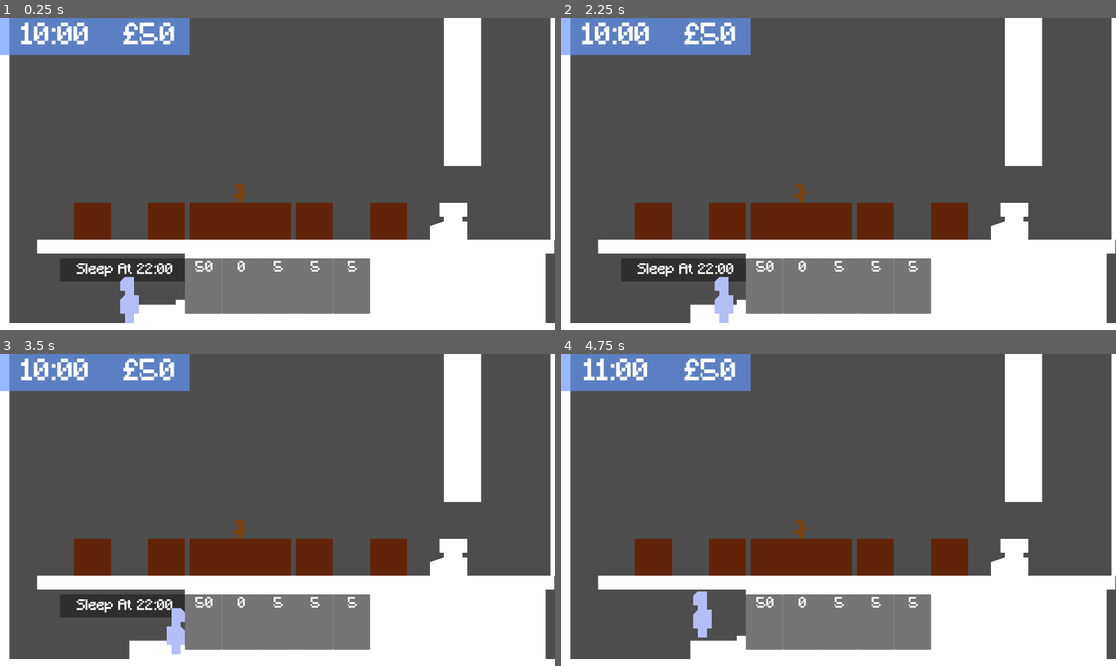
Above: before the commit, frames 1-4 (two rows, left to right).
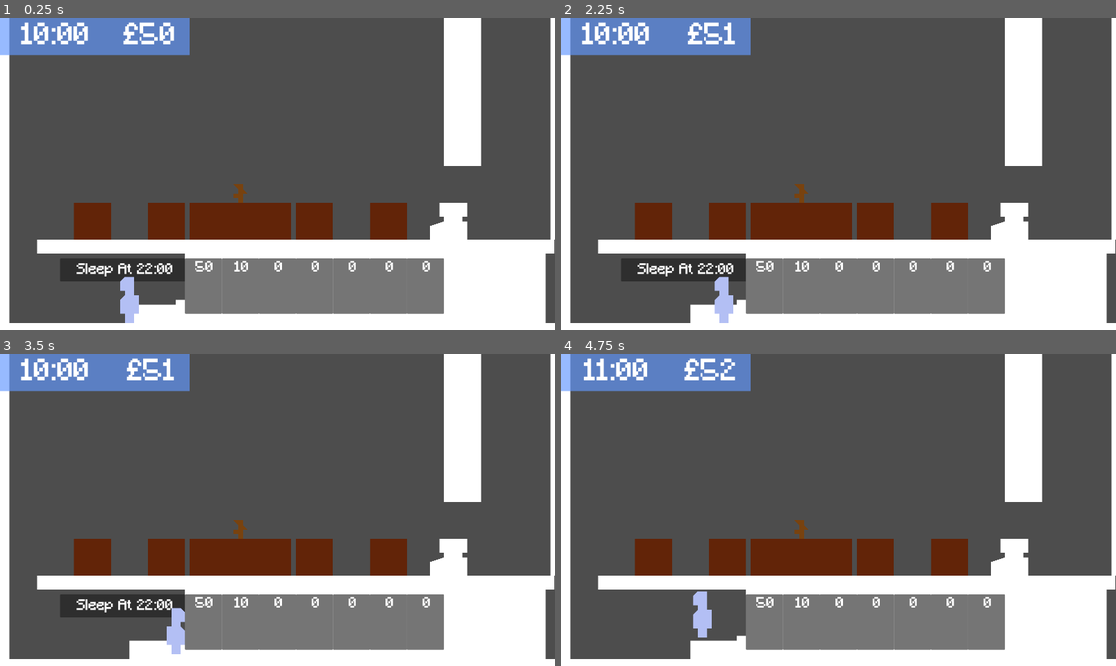
Above: after the commit, the same moments.

Repository: eVictorian/GGJ-2025-MoonBubble
Game: Godot game, scene res://main.tscn
Two runs of this game, one before a commit and one after it. Both use one fixed random seed, a clock stepped at 60 frames per second and the inputs below. The engine's default icon, where the game draws it, is replaced by a stand-in: a white triangle on a blue panel in a dark square.
Inputs:
- Up to frame 1 (0.25 s): no input
- Up to frame 2 (2.25 s): tap Enter (ui_accept) at 0.5, 0.77, 1.52 s; hold E (interact) 0.53-1.28 s; hold Right (ui_right) 0.53-2.03 s; tap E (interact) at 1.35 s; hold Left (ui_left) from 2.03 s (still down); hold E (interact) from 2.03 s (still down)
- Up to frame 3 (3.5 s): release Left (ui_left) at 2.78 s; release E (interact) at 2.78 s; hold Right (ui_right) from 2.78 s (still down); tap E (interact) at 2.85 s; tap Enter (ui_accept) at 3.02 s
- Up to frame 4 (4.75 s): hold E (interact) 3.53-4.28 s; tap Enter (ui_accept) at 3.77, 4.52 s; release Right (ui_right) at 4.28 s; hold Left (ui_left) from 4.28 s (still down); tap E (interact) at 4.35 s

The runs differ from the first frame. In frame 1, 2.5% of the frame differs, in the area x 42-80%, y 77-95%; in frame 2, 2.8%, in the area x 22-80%, y 1-95%; in frame 3, 2.8%; in frame 4, 2.6%.

Commit message:
market ui

Diff:
--- a/global.gd
+++ b/global.gd
@@ -3,7 +3,7 @@
 var money = 50
 
 var plants = {
-	"Tree": {"qty_produced":0,"growth_time":26280,"fertalizer":[["Glowberry",1],["Weird Cactus",1],["Plant7",1]]},
+	"Tree": {"qty_produced":0,"growth_time":26280,"fertalizer":[["Glowberry",1],["Weird CaGlowberryctus",1],["Moonusvie",1]]},
 
 	"Spato": {"qty_produced":50,"growth_time":24,"fertalizer":[["none"]]},
 	"Big Flower": {"qty_produced":60,"growth_time":48,"fertalizer":[["none"]]},
--- a/main.gd
+++ b/main.gd
@@ -5,16 +5,18 @@
 var time_of_day = 0
 var dayLength = 13
 
+var oxygen_sell = 1
+
 # Called when the node enters the scene tree for the first time.
 func _ready() -> void:
 	timer.start()
-	$UI/money.text = "£"+str(Global.money)
+
 	pass # Replace with function body.
 
 
 # Called every frame. 'delta' is the elapsed time since the previous frame.
 func _process(delta: float) -> void:
-	pass
+	$UI/money.text = "£"+str(Global.money)
 
 func add_plant_time(time) -> void:
 	for i in range($pots.get_child_count()):
@@ -22,6 +24,9 @@
 			var pot = $pots.get_child(i)
 			if pot.get_child_count() > 3:
 				if pot.water_left > 0:
+					if pot.tree == true:
+						print("TREE")
+						Global.money += oxygen_sell
 					var fertalizers = pot.get_child(2).get_child(5)
 					for f in range(fertalizers.get_child_count()):
 						if fertalizers.get_child(f).active == true:
--- a/main.tscn
+++ b/main.tscn
@@ -37,6 +37,10 @@
 default_font = ExtResource("2_lr6cg")
 default_font_size = 32
 
+[sub_resource type="Theme" id="Theme_bdi2s"]
+default_font = ExtResource("2_lr6cg")
+default_font_size = 18
+
 [sub_resource type="Theme" id="Theme_md0ry"]
 default_font = ExtResource("2_lr6cg")
 
@@ -196,6 +200,7 @@
 polygon = PackedVector2Array(-112, -64, 240, -64, 240, 0, 240, 64, -112, 64, -112, 0)
 
 [node name="Panel" type="Panel" parent="pots/tree"]
+visible = false
 offset_left = 64.0
 offset_top = -256.0
 offset_right = 512.0
@@ -203,9 +208,9 @@
 
 [node name="time_left" type="RichTextLabel" parent="pots/tree/Panel"]
 layout_mode = 0
-offset_left = 272.0
+offset_left = 288.0
 offset_top = 24.0
-offset_right = 432.0
+offset_right = 448.0
 offset_bottom = 64.0
 theme = SubResource("Theme_7qc6l")
 bbcode_enabled = true
@@ -215,9 +220,9 @@
 
 [node name="water_time" type="RichTextLabel" parent="pots/tree/Panel"]
 layout_mode = 0
-offset_left = 272.0
+offset_left = 288.0
 offset_top = 88.0
-offset_right = 328.0
+offset_right = 344.0
 offset_bottom = 128.0
 theme = SubResource("Theme_7qc6l")
 bbcode_enabled = true
@@ -225,9 +230,25 @@
 scroll_active = false
 autowrap_mode = 0
 
-[node name="Polygon2D" type="Polygon2D" parent="pots/tree/Panel"]
+[node name="Polygon2D2" type="Polygon2D" parent="pots/tree/Panel"]
 color = Color(0, 0, 0, 1)
-polygon = PackedVector2Array(16, 16, 16, 176, 64, 176, 112, 176, 112, 16)
+polygon = PackedVector2Array(8, 8, 8, 120, 120, 120, 120, 8)
+
+[node name="Panel" type="Panel" parent="pots/tree/Panel/Polygon2D2"]
+offset_left = 8.0
+offset_top = 128.0
+offset_right = 120.0
+offset_bottom = 184.0
+
+[node name="RichTextLabel" type="RichTextLabel" parent="pots/tree/Panel/Polygon2D2/Panel"]
+layout_mode = 0
+offset_top = 8.0
+offset_right = 112.0
+offset_bottom = 56.0
+theme = SubResource("Theme_bdi2s")
+bbcode_enabled = true
+text = "[center]Selling o2
+£1/H"
 
 [node name="seeding_menu" type="Control" parent="pots/tree/Panel"]
 visible = false
@@ -299,23 +320,29 @@
 offset_top = 120.0
 offset_right = 192.0
 offset_bottom = 184.0
+text = "Glowbery
+1/Hr"
 
 [node name="fertilize2" parent="pots/tree/Panel/fertilize_menu" instance=ExtResource("8_ecjym")]
-visible = false
-layout_mode = 0
-offset_left = 200.0
+self_modulate = Color(1, 0, 0, 1)
+layout_mode = 0
+offset_left = 224.0
 offset_top = 120.0
-offset_right = 264.0
+offset_right = 288.0
 offset_bottom = 184.0
+text = "Weird Cactus
+1/Hr"
 index = 1
 
 [node name="fertilize3" parent="pots/tree/Panel/fertilize_menu" instance=ExtResource("8_ecjym")]
-visible = false
-layout_mode = 0
-offset_left = 272.0
+self_modulate = Color(1, 0, 0, 1)
+layout_mode = 0
+offset_left = 344.0
 offset_top = 120.0
-offset_right = 336.0
+offset_right = 408.0
 offset_bottom = 184.0
+text = "Moonusvie
+1/Hr"
 index = 2
 
 [node name="tree" parent="pots/tree" instance=ExtResource("9_vcckg")]
@@ -386,7 +413,7 @@
 offset_right = 40.0
 offset_bottom = 40.0
 
-[node name="plant_storage2" parent="plant_storage" instance=ExtResource("6_5lnq4")]
+[node name="Spato" parent="plant_storage" instance=ExtResource("6_5lnq4")]
 layout_mode = 0
 offset_left = 640.0
 offset_top = 832.0
@@ -394,34 +421,51 @@
 offset_bottom = 1024.0
 plant_key = "Spato"
 
-[node name="plant_storage3" parent="plant_storage" instance=ExtResource("6_5lnq4")]
+[node name="Big Flower" parent="plant_storage" instance=ExtResource("6_5lnq4")]
 layout_mode = 0
 offset_left = 768.0
 offset_top = 832.0
 offset_right = 896.0
 offset_bottom = 1024.0
+plant_key = "Big Flower"
+
+[node name="Thornato" parent="plant_storage" instance=ExtResource("6_5lnq4")]
+layout_mode = 0
+offset_left = 896.0
+offset_top = 832.0
+offset_right = 1024.0
+offset_bottom = 1024.0
 plant_key = "Thornato"
 
-[node name="plant_storage4" parent="plant_storage" instance=ExtResource("6_5lnq4")]
-layout_mode = 0
-offset_left = 896.0
-offset_top = 832.0
-offset_right = 1024.0
-offset_bottom = 1024.0
-
-[node name="plant_storage5" parent="plant_storage" instance=ExtResource("6_5lnq4")]
+[node name="Glowberry" parent="plant_storage" instance=ExtResource("6_5lnq4")]
 layout_mode = 0
 offset_left = 1024.0
 offset_top = 832.0
 offset_right = 1152.0
 offset_bottom = 1024.0
-
-[node name="plant_storage6" parent="plant_storage" instance=ExtResource("6_5lnq4")]
+plant_key = "Glowberry"
+
+[node name="Weird Cactus" parent="plant_storage" instance=ExtResource("6_5lnq4")]
 layout_mode = 0
 offset_left = 1152.0
 offset_top = 832.0
 offset_right = 1280.0
 offset_bottom = 1024.0
+plant_key = "Weird Cactus"
+
+[node name="Mushroom" parent="plant_storage" instance=ExtResource("6_5lnq4")]
+offset_left = 1280.0
+offset_top = 832.0
+offset_right = 1408.0
+offset_bottom = 1024.0
+plant_key = "Mushroom"
+
+[node name="Moonusvie" parent="plant_storage" instance=ExtResource("6_5lnq4")]
+offset_left = 1408.0
+offset_top = 832.0
+offset_right = 1536.0
+offset_bottom = 1024.0
+plant_key = "Moonusvie"
 
 [connection signal="body_entered" from="pots/tree/Area2D" to="pots/tree" method="_on_area_2d_body_entered"]
 [connection signal="body_exited" from="pots/tree/Area2D" to="pots/tree" method="_on_area_2d_body_exited"]
--- a/market.gd
+++ b/market.gd
@@ -14,11 +14,13 @@
 func _on_area_2d_body_entered(body: Node2D) -> void:
 	if body.name == "player":
 		$market_popup.visible = true
+		$Background.visible = true
 
 
 func _on_area_2d_body_exited(body: Node2D) -> void:
 	if body.name == "player":
 		$market_popup.visible = false
+		$Background.visible = false
 		launch_rocket()
 func launch_rocket():
 	pass
--- a/market.tscn
+++ b/market.tscn
@@ -18,67 +18,60 @@
 visible = false
 layout_mode = 3
 anchors_preset = 0
-offset_left = -480.0
-offset_top = -48.0
-offset_right = -440.0
-offset_bottom = -8.0
+offset_left = -472.0
+offset_top = -168.0
+offset_right = -432.0
+offset_bottom = -128.0
 metadata/_edit_use_anchors_ = true
 
-[node name="market_panel" parent="market_popup" instance=ExtResource("1_uwqcv")]
-offset_left = 192.0
-offset_top = -128.0
-offset_right = 232.0
-offset_bottom = -88.0
+[node name="Spato" parent="market_popup" instance=ExtResource("1_uwqcv")]
+offset_left = 224.0
+offset_top = 32.0
+offset_right = 264.0
+offset_bottom = 72.0
 plant_key = "Spato"
 
-[node name="market_panel2" parent="market_popup" instance=ExtResource("1_uwqcv")]
-offset_left = 192.0
-offset_top = -256.0
-offset_right = 232.0
-offset_bottom = -216.0
+[node name="Big Flower" parent="market_popup" instance=ExtResource("1_uwqcv")]
+offset_left = -32.0
+offset_top = 32.0
+offset_right = 8.0
+offset_bottom = 72.0
+plant_key = "Big Flower"
+
+[node name="Thornato" parent="market_popup" instance=ExtResource("1_uwqcv")]
+offset_left = -80.0
+offset_top = -160.0
+offset_right = -40.0
+offset_bottom = -120.0
 plant_key = "Thornato"
 
-[node name="market_panel3" parent="market_popup" instance=ExtResource("1_uwqcv")]
-offset_left = 192.0
-offset_top = -384.0
-offset_right = 232.0
-offset_bottom = -344.0
-plant_key = "Spato"
+[node name="Glowberry" parent="market_popup" instance=ExtResource("1_uwqcv")]
+offset_left = 272.0
+offset_top = -160.0
+offset_right = 312.0
+offset_bottom = -120.0
+plant_key = "Glowberry"
 
-[node name="market_panel4" parent="market_popup" instance=ExtResource("1_uwqcv")]
-offset_left = 192.0
-offset_top = -512.0
-offset_right = 232.0
-offset_bottom = -472.0
-plant_key = "Spato"
+[node name="Weird Cactus" parent="market_popup" instance=ExtResource("1_uwqcv")]
+offset_left = -120.0
+offset_top = -352.0
+offset_right = -80.0
+offset_bottom = -312.0
+plant_key = "Weird Cactus"
 
-[node name="market_panel5" parent="market_popup" instance=ExtResource("1_uwqcv")]
-offset_left = 384.0
-offset_top = -128.0
-offset_right = 424.0
-offset_bottom = -88.0
-plant_key = "Spato"
+[node name="Mushroom" parent="market_popup" instance=ExtResource("1_uwqcv")]
+offset_left = 312.0
+offset_top = -352.0
+offset_right = 352.0
+offset_bottom = -312.0
+plant_key = "Mushroom"
 
-[node name="market_panel6" parent="market_popup" instance=ExtResource("1_uwqcv")]
-offset_left = 384.0
-offset_top = -256.0
-offset_right = 424.0
-offset_bottom = -216.0
-plant_key = "Spato"
-
-[node name="market_panel7" parent="market_popup" instance=ExtResource("1_uwqcv")]
-offset_left = 384.0
-offset_top = -384.0
-offset_right = 424.0
-offset_bottom = -344.0
-plant_key = "Spato"
-
-[node name="market_panel8" parent="market_popup" instance=ExtResource("1_uwqcv")]
-offset_left = 384.0
-offset_top = -512.0
-offset_right = 424.0
-offset_bottom = -472.0
-plant_key = "Spato"
+[node name="Moonusvie" parent="market_popup" instance=ExtResource("1_uwqcv")]
+offset_left = 96.0
+offset_top = -504.0
+offset_right = 136.0
+offset_bottom = -464.0
+plant_key = "Moonusvie"
 
 [node name="Area2D" type="Area2D" parent="."]
 
@@ -86,5 +79,54 @@
 position = Vector2(-8, 8)
 shape = SubResource("RectangleShape2D_vxat8")
 
+[node name="Background" type="Node2D" parent="."]
+visible = false
+position = Vector2(0, -120)
+
+[node name="Polygon2D9" type="Polygon2D" parent="Background"]
+position = Vector2(0, -24)
+color = Color(0.388235, 0.596078, 1, 0.666667)
+polygon = PackedVector2Array(-704, 192, 0, 192, 0, -576, -704, -576)
+
+[node name="Polygon2D" type="Polygon2D" parent="Background"]
+color = Color(0.417331, 0.476792, 0.257777, 1)
+polygon = PackedVector2Array(-520, -56, -536, -56, -536, -64, -528, -64, -528, -72, -520, -72, -520, -80, -512, -80, -512, -72, -504, -72, -504, -64, -496, -64, -496, -56, -512, -56, -512, -16, -520, -16)
+
+[node name="Polygon2D2" type="Polygon2D" parent="Background"]
+position = Vector2(328, 0)
+color = Color(0.417331, 0.476792, 0.257777, 1)
+polygon = PackedVector2Array(-520, -56, -536, -56, -536, -64, -528, -64, -528, -72, -520, -72, -520, -80, -512, -80, -512, -72, -504, -72, -504, -64, -496, -64, -496, -56, -512, -56, -512, -16, -520, -16)
+
+[node name="Polygon2D5" type="Polygon2D" parent="Background"]
+position = Vector2(-48, -192)
+color = Color(0.417331, 0.476792, 0.257777, 1)
+polygon = PackedVector2Array(-520, -56, -536, -56, -536, -64, -528, -64, -528, -72, -520, -72, -520, -80, -512, -80, -512, -72, -504, -72, -504, -64, -496, -64, -496, -56, -512, -56, -512, -16, -520, -16)
+
+[node name="Polygon2D6" type="Polygon2D" parent="Background"]
+position = Vector2(376, -192)
+color = Color(0.417331, 0.476792, 0.257777, 1)
+polygon = PackedVector2Array(-520, -56, -536, -56, -536, -64, -528, -64, -528, -72, -520, -72, -520, -80, -512, -80, -512, -72, -504, -72, -504, -64, -496, -64, -496, -56, -512, -56, -512, -16, -520, -16)
+
+[node name="Polygon2D3" type="Polygon2D" parent="Background"]
+color = Color(0.415686, 0.478431, 0.258824, 1)
+polygon = PackedVector2Array(-416, -16, -416, -344, -256, -344, -256, -360, -248, -360, -248, -352, -240, -352, -240, -344, -232, -344, -232, -336, -240, -336, -240, -328, -248, -328, -248, -320, -256, -320, -256, -336, -408, -336, -408, -16)
+
+[node name="Polygon2D4" type="Polygon2D" parent="Background"]
+position = Vector2(-704, -24)
+scale = Vector2(-1, 1)
+color = Color(0.415686, 0.478431, 0.258824, 1)
+polygon = PackedVector2Array(-416, 8, -416, -344, -256, -344, -256, -360, -248, -360, -248, -352, -240, -352, -240, -344, -232, -344, -232, -336, -240, -336, -240, -328, -248, -328, -248, -320, -256, -320, -256, -336, -408, -336, -408, 8)
+
+[node name="Polygon2D7" type="Polygon2D" parent="Background"]
+position = Vector2(-216, -152)
+color = Color(0.415686, 0.478431, 0.258824, 1)
+polygon = PackedVector2Array(-352, -248, -352, -344, -256, -344, -256, -360, -248, -360, -248, -352, -240, -352, -240, -344, -232, -344, -232, -336, -240, -336, -240, -328, -248, -328, -248, -320, -256, -320, -256, -336, -344, -336, -344, -248)
+
+[node name="Polygon2D8" type="Polygon2D" parent="Background"]
+position = Vector2(-488, -152)
+scale = Vector2(-1, 1)
+color = Color(0.415686, 0.478431, 0.258824, 1)
+polygon = PackedVector2Array(-352, -248, -352, -344, -256, -344, -256, -360, -248, -360, -248, -352, -240, -352, -240, -344, -232, -344, -232, -336, -240, -336, -240, -328, -248, -328, -248, -320, -256, -320, -256, -336, -344, -336, -344, -248)
+
 [connection signal="body_entered" from="Area2D" to="." method="_on_area_2d_body_entered"]
 [connection signal="body_exited" from="Area2D" to="." method="_on_area_2d_body_exited"]
Not shown: 1 places in main.tscn that only renumber resources
